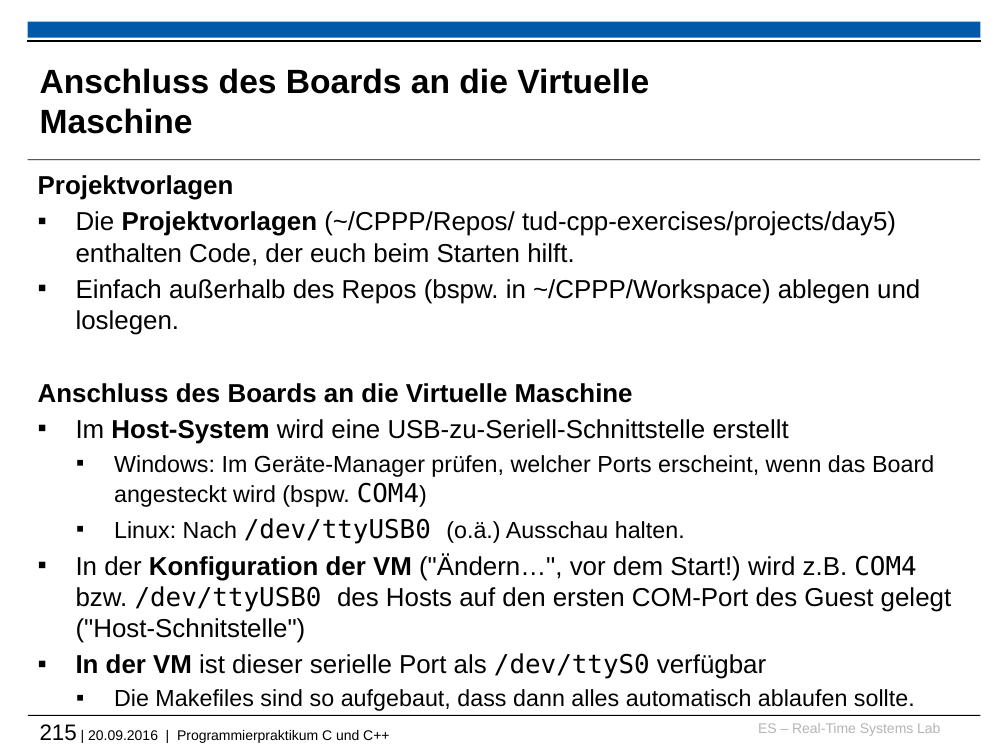
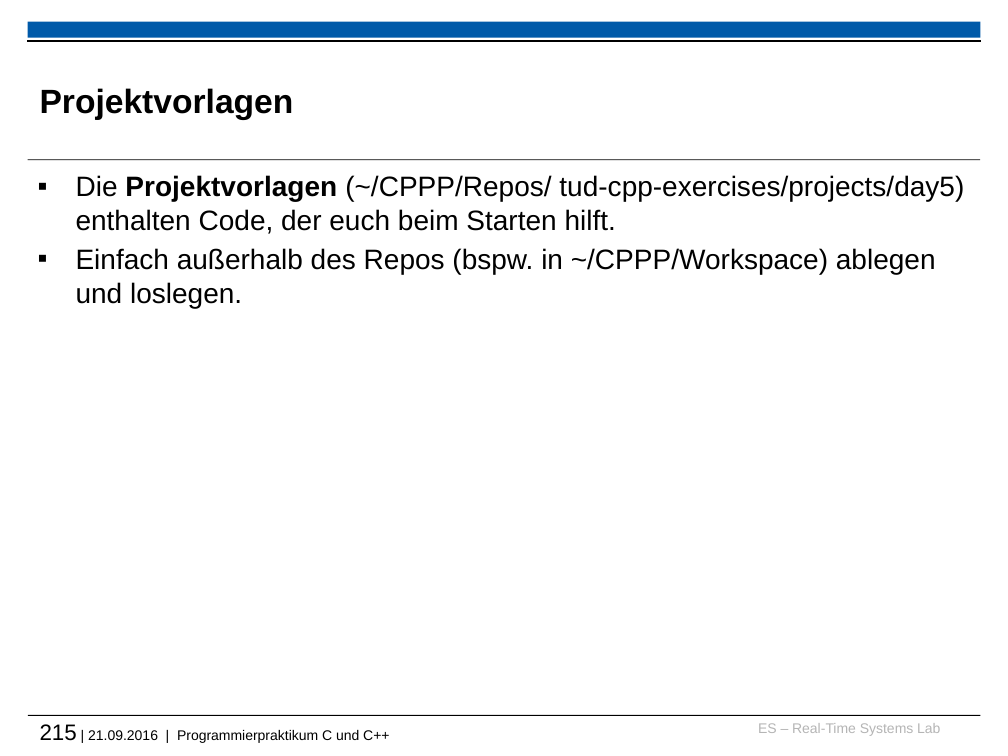
Before and after one commit to h82k/tud-cppp, a slide deck: slide 215 of cppp_lecture.pptx. Drawn at 1008x756 pixels with LibreOffice and Linux fonts; fonts in the diff are those of the drawing; background and template pictures are left out. Boxes give left, top, right and bottom in pixels: in the first picture for what was removed or moved away, otherwise in the second. Text is boxed around its words. In the diff, an @@ line names an element or a change of style, - is before the commit and + after.

```diff
--- a/cppp_lecture.pptx
+++ b/cppp_lecture.pptx
@@ title at box(40, 88, 294, 120): text changed @@
-Anschluss des Boards an die Virtuelle Maschine
+Projektvorlagen
@@ text "Die Projektvorlagen (~/CPPP/Repos/ tud-cpp-exercises/project ..." at box(76, 175, 964, 308): size 18.5 to 20 pt @@
@@ text at box(38, 175, 234, 200): paragraph removed @@
-Projektvorlagen
@@ text at box(38, 383, 952, 711): paragraphs removed @@
-Anschluss des Boards an die Virtuelle Maschine
-▪ Im Host-System wird eine USB-zu-Seriell-Schnittstelle erstellt
-  ▪ Windows: Im Geräte-Manager prüfen, welcher Ports erscheint, wenn das Board angesteckt wird (bspw. COM4)
-  ▪ Linux: Nach /dev/ttyUSB0 (o.ä.) Ausschau halten.
-▪ In der Konfiguration der VM ("Ändern…", vor dem Start!) wird z.B. COM4 bzw. /dev/ttyUSB0 des Hosts auf den ersten COM-Port des Guest gelegt ("Host-Schnitstelle")
-▪ In der VM ist dieser serielle Port als /dev/ttyS0 verfügbar
-  ▪ Die Makefiles sind so aufgebaut, dass dann alles automatisch ablaufen sollte.
@@ text at box(40, 724, 389, 743): text changed @@
-215 | 20.09.2016 | Programmierpraktikum C und C++
+215 | 21.09.2016 | Programmierpraktikum C und C++
```
Also in this commit, not shown: 4 other slides changed, 1 slide added, 1 other file.
